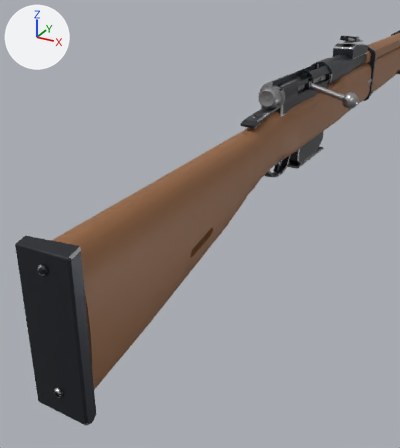
One commit to the glTF model assets/models/guns/mosin.glb: the scene before it, then after it.
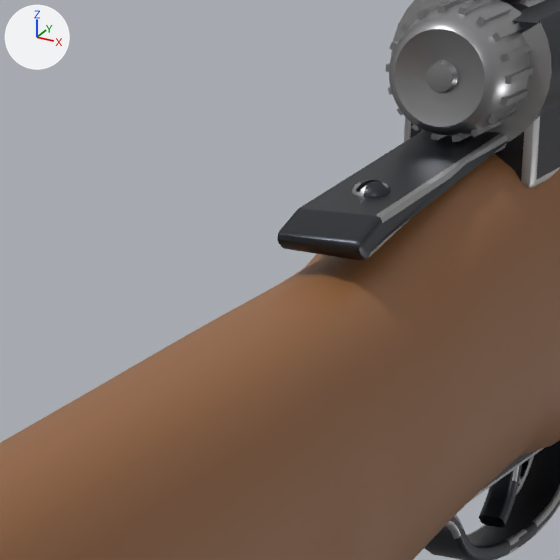
Each version is shown from a 50 mm camera at (0.218, -0.54, 0.157) aimed at (-0.033, -0.083, -0.072), then close up on the part from 49% to 72% of the width and 19% to 40% of the height. Every picture has the same lights, and +X, +Y and +Z are marked at upper left. The older version's two pictures come first. Vertices at exactly the same position are counted once.

Objects in the first close-up: 'cocking_piece', 'static', 'static_butt', 'trigger' and 1 more.
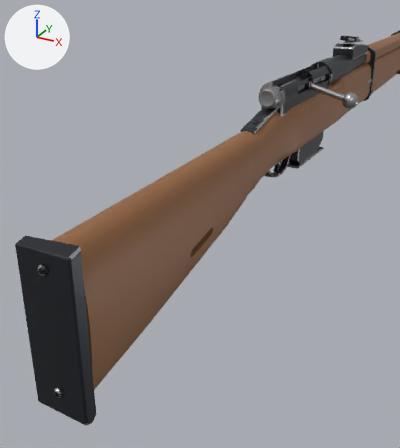
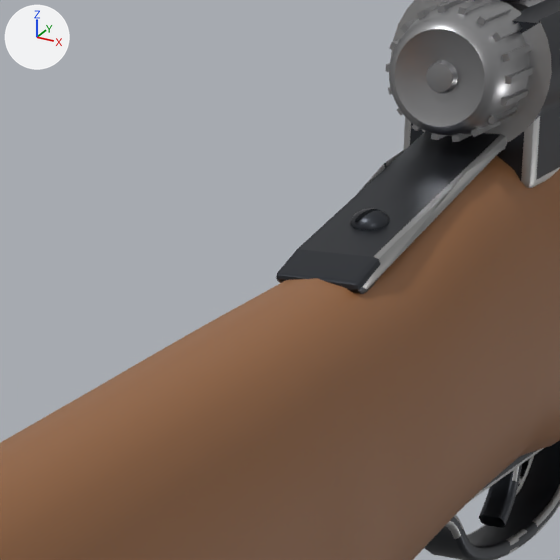
Boxes (x1, y1, x2, y2) around the edits, measured in the close-ups (560 x 560 px; the box of a moved part takes in the faces that stretch with it):
part 1 of me_static, added
    after: (350, 208, 390, 230)
part 2 of me_static, deleted
    before: (351, 180, 391, 197)
part 3 of me_static, moved or reshaped
    before: (277, 124, 511, 261)
    after: (276, 131, 507, 294)

Diff of the bpy script that builds the scene:
```diff
--- a/assets/models/guns/mosin.glb.py
+++ b/assets/models/guns/mosin.glb.py
@@ me_static @@
 # used by ob_static; location = (0.0, 0.0, 0.0)
-me_static.from_pydata(...)  # 3513 vertices, 7817 faces; spans x -0.022..0.022, y -0.07..0.25, z -0.051..0.062
+me_static.from_pydata(...)  # 3495 vertices, 7755 faces; spans x -0.022..0.022, y -0.07..0.25, z -0.051..0.062
+# me_static part 1: a new loose piece of 79 vertices spanning x -0.003..0.003, y -0.03..-0.024, z 0.025..0.028, in mat_blued (dark grey #3f4248)
+# me_static part 2: the loose piece of 79 vertices spanning x -0.003..0.003, y -0.03..-0.024, z 0.03..0.033 is deleted
+# me_static part 3: 27 vertices moved from x -0.007..0.007, y -0.04..0.016, z 0.031..0.033 to x -0.007..0.007, y -0.04..0.016, z 0.024..0.033; 122 vertices removed from x -0.007..0.007, y -0.048..0.015, z 0.024..0.034; 104 vertices added at x -0.007..0.007, y -0.048..0.016, z 0.018..0.033
 me_static.materials.append(mat_wood)
```
